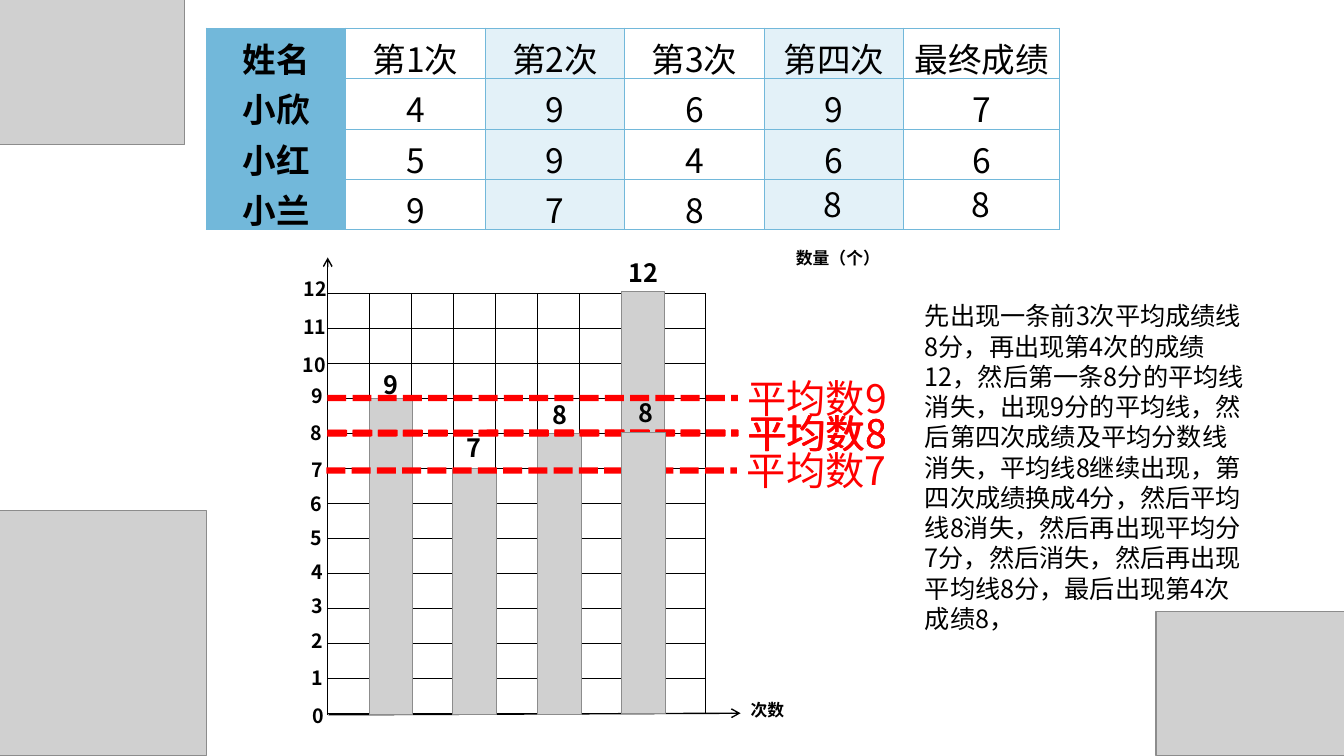
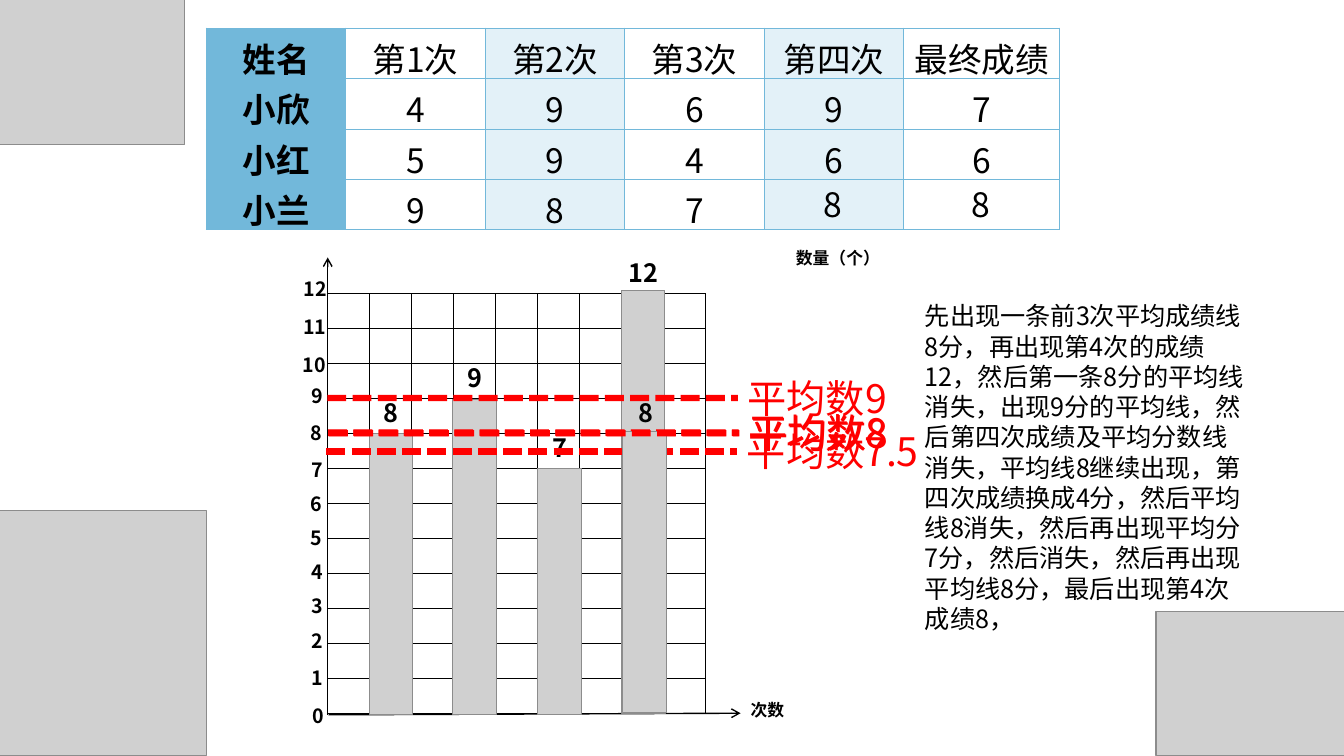
Before and after one commit to iceRainCui/resource-didi, a slide deck: slide 4 of 《平均数》.pptx. Drawn at 1344x756 pixels with LibreOffice and Linux fonts; fonts in the diff are those of the drawing; grey boxes stand for pictures; background and template pictures are left out. Boxes give left, top, right and bottom in pixels: in the first picture for what was removed or moved away, otherwise in the second. Text is boxed around its words. In the diff, an @@ line names an element or a change of style, - is before the commit and + after.

Commit message:
chore: update "平均数" PowerPoint presentation file

```diff
--- a/《平均数》.pptx
+++ b/《平均数》.pptx
@@ table at box(207, 28, 1059, 236) @@
-row 4, column 3: 7
+row 4, column 3: 8
-row 4, column 4: 8
+row 4, column 4: 7
@@ text "9": place and size @@
-text "9" at box(384, 375, 399, 400)
+text "9" at box(468, 363, 483, 388)
@@ text "8" rewrapped from box(552, 399, 567, 431) to box(384, 397, 399, 423) @@
@@ picture: place and size @@
-picture at box(453, 469, 496, 715)
+picture at box(453, 399, 496, 715)
@@ text "平均数8" rewrapped from box(925, 455, 1241, 480) to box(747, 426, 1015, 631) @@
@@ picture: place and size @@
-picture at box(369, 399, 412, 715)
+picture at box(369, 434, 412, 715)
@@ text "7" rewrapped from box(466, 432, 481, 457) to box(553, 431, 568, 463) @@
@@ text at box(747, 424, 1227, 469): text changed @@
-平均数7
+平均数7.5
@@ line moved from (327, 471) - (737, 471) to (327, 452) - (737, 452) @@
@@ picture: place and size @@
-picture at box(537, 434, 581, 715)
+picture at box(537, 469, 581, 715)
```
Also in this commit, not shown: 2 other slides changed.
